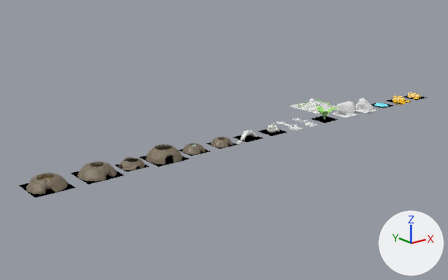
The Blender file tiles/resourcestiles.blend, before and after one commit.
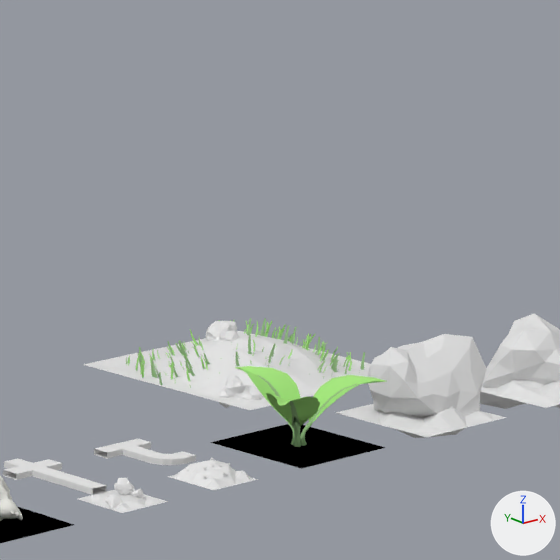
There are two pictures of each version: one whole from a 50 mm lens placed at (-48.1, -40.4, 16.5), pointed at (-13.1, 3.4, -1.0), one close up on the part from 62% to 82% of the width and 17% to 49% of the height. Every picture has the same lights, and +X, +Y and +Z are marked at lower right.

In view in the first close-up: 'Plane', 'bouldertiles', 'bouldertiles (variant)', 'claytiles', 'fossiltiles', 'leaftiles', 'pebblestiles', 'raod straight', 'road cross', 'road cross.001'.
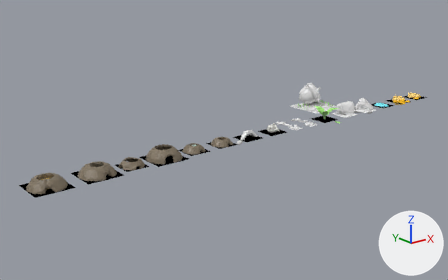
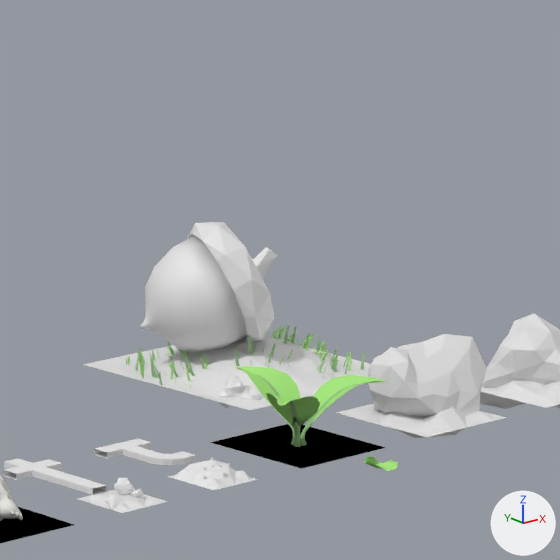
Edits to the bpy script that builds the scene:
```text
Add mat_acorn_shell:
    mat_acorn_shell = principled_material('Acorn Shell')
    mat_acorn_shell.base_color = (0.8, 0.8, 0.8)  # white #e7e7e7
Add mat_acorn:
    mat_acorn = principled_material('Acorn')
    mat_acorn.base_color = (0.8, 0.8, 0.8)  # white #e7e7e7
Add me_circle_001:
    me_circle_001.from_pydata(...)  # 230 vertices, 240 faces; spans x -1.19..1.19, y -1.19..1.19, z -1.62..1.05
    # faces by material slot: [108, 132]
    me_circle_001.materials.append(mat_acorn)  # white #e7e7e7
    me_circle_001.materials.append(mat_acorn_shell)  # white #e7e7e7
Add me_plane_021:
    me_plane_021.from_pydata([(0.206, 0.19, 0.127), (0.023, 0.074, 0.144), (0.054, -0.329, 0.033), (0.106, -0.354, 0.133), (-0.045, -0.27, 0.003), (-0.141, -0.037, 0.097), (0.138, -0.152, 0.132), (0.157, 0.001, 0.042), (-0.087, 0.155, 0.151), (-0.133, 0.14, 0.062), (0.199, 0.16, 0.035), (0.199, 0.239, 0.068), (0.166, 0.158, 0.137), (0.083, -0.349, 0.061), (0.041, -0.223, 0.008), (-0.004, -0.01, -0.01), (0.089, 0.243, 0.077), (0.06, 0.207, -0.005)], [], [(14, 6, 3, 13), (14, 4, 5, 15), (12, 0, 11, 16), (16, 11, 10, 17), (15, 5, 9, 17), (7, 15, 17, 10), (8, 16, 17, 9), (1, 12, 16, 8), (6, 14, 15, 7), (4, 14, 13, 2)])
    me_plane_021.polygons.foreach_set('use_smooth', [True] * 10)
    me_plane_021.materials.append(mat_leafy)  # green #a8e781
Add ob_acorn:
    ob_acorn = bpy.data.objects.new('acorn', me_circle_001)
    ob_acorn.location = (-0.39, 4.22, 1.52)
    ob_acorn.rotation_euler = (0.458, -1.082, 2.159)  # degrees (26, -62, 124)
    _vg = ob_acorn.vertex_groups.new(name='Group')
    _vg.add([97, 98, 99, 100, 101, 102, 103, 104, 105, 106, 107, 108, 109, 110, 111, 112, 113, 114, 115, 116, 117, 118, 119, 120, 121, 122, 123, 124, 125, 126, 127, 128, 129, 130, 131, 132, 133, 134, 135, 136, 137, 138, 139, 140, 141, 142, 143, 144, 145, 146, 147, 148, 149, 150, 151, 152, 153, 154, 155, 156, 157, 158, 159, 160, 161, 162, 163, 164, 165, 166, 167, 168, 169, 170, 171, 172, 173, 174, 175, 176, 177, 178, 179, 180, 181, 182, 183, 184, 185, 186, 187, 188, 189, 190, 191, 192, 193, 194, 195, 196, 197, 198, 199, 200, 201, 202, 203, 204, 205, 206, 207, 208, 209, 210, 211, 212, 213, 214, 215, 216, 217, 218, 219, 220, 221, 222, 223, 224, 225, 226, 227, 228, 229], 1.0, 'REPLACE')
    _m = ob_acorn.modifiers.new('Decimate', 'DECIMATE')
    _m.ratio = 0.602
    _m.vertex_group = 'Group'
Add ob_leaffragment:
    ob_leaffragment = bpy.data.objects.new('leaffragment', me_plane_021)
    ob_leaffragment.location = (-3.01, -1.69, 0.0)
```

Boxes (x1, y1, x2, y2) around the edits, measured in the close-ups (560 x 560 px):
'acorn', added
    after: (140, 222, 277, 353)
    faces in mat_acorn (white #e7e7e7): (140, 234, 248, 353)
    faces in mat_acorn_shell (white #e7e7e7): (188, 222, 277, 342)
'leaffragment', added
    after: (365, 456, 398, 471)
